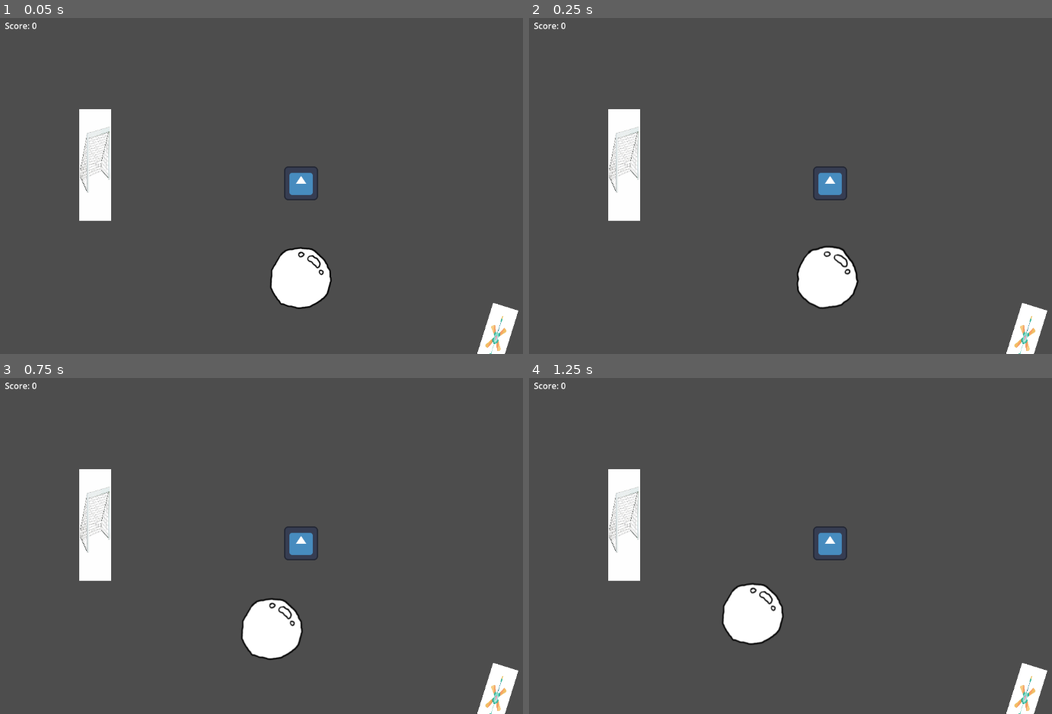
Above: before the commit, frames 1-4 (two rows, left to right).
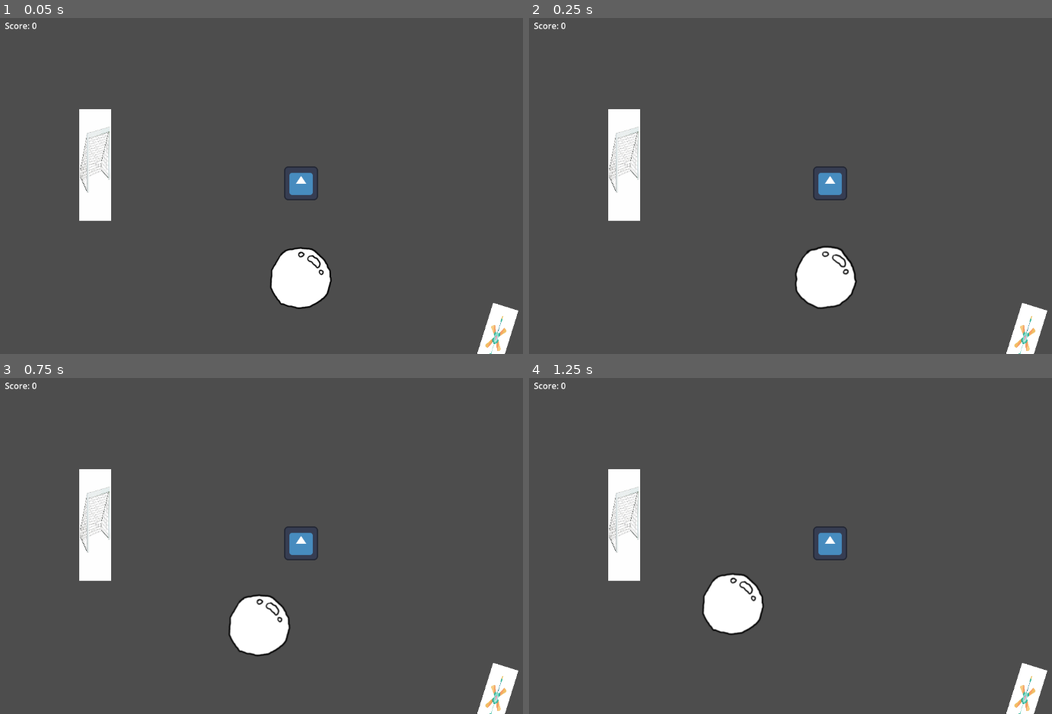
Above: after the commit, the same moments.

Repository: Calandir/ggj-2025
Game: Godot game, scene res://Scenes/example_scene.tscn
The game is run twice, just before and just after one commit, with the same random seed, the same clock (stepped at 60 frames per second) and the same inputs. The engine's default icon, where the game draws it, is replaced by a stand-in: a white triangle on a blue panel in a dark square.
Inputs:
- Up to frame 1 (0.05 s): no input
- Up to frame 2 (0.25 s): no input
- Up to frame 3 (0.75 s): no input
- Up to frame 4 (1.25 s): no input

Frame 1 is identical in both runs. In frame 2, 0.4% of the frame differs, in the area x 50-64%, y 67-87%; in frame 3, 1.2%; in frame 4, 1.7%, in the area x 33-49%, y 58-80%.

Commit message:
Add turbulance in fan air and dampening in bubble

Diff:
--- a/Scenes/Bubble.tscn
+++ b/Scenes/Bubble.tscn
@@ -37,7 +37,8 @@
 [node name="Bubble0_RigidBody2D" type="RigidBody2D"]
 position = Vector2(-1, 180)
 mass = 0.1
-gravity_scale = -0.1
+gravity_scale = 0.0
+linear_damp = 0.5
 
 [node name="CollisionShape2D" type="CollisionShape2D" parent="."]
 shape = SubResource("CircleShape2D_0wiy4")
--- a/Scripts/fan.gd
+++ b/Scripts/fan.gd
@@ -5,8 +5,13 @@
 @export var fan_is_on: bool = false
 
 # Wind force at 0 distance from fan (will fall off the farther bubble is from fan).
-@export var wind_force: float = 60.0
+@export var wind_force: float = 100.0
 
+# Control how much random turbulence occurs when blowing bubble.
+var fan_turbulence_mult: float = 2.0
+
+# Noise generator.
+var noise: FastNoiseLite
 
 # Fan will only push bubble that are in range given by this value.
 var fan_max_range: float = 650.0
@@ -17,7 +22,11 @@
 
 # Called when the node enters the scene tree for the first time.
 func _ready() -> void:
-	pass # Replace with function body.
+	# Initialize noise generator
+	noise = FastNoiseLite.new()
+	noise.seed = int(randf() * 100000)
+	noise.noise_type = FastNoiseLite.TYPE_PERLIN
+	noise.frequency = 0.005
 
 
 # Called every frame. 'delta' is the elapsed time since the previous frame.
@@ -45,6 +54,10 @@
 	var fan_rotation_angle = self.global_rotation  # radians
 	var fan_force_vec2 = Vector2(cos(fan_rotation_angle), sin(fan_rotation_angle))
 
+	# Apply some random variance in the direction to simulate air currents.
+	var random_rot = noise.get_noise_1d(distance_from_fan) * fan_turbulence_mult
+
 	# Apply the final fan force vector to the bubble.
-	var fan_force_actual = fan_force_vec2 * fan_strength * delta
+	var fan_force_actual = (fan_force_vec2 * fan_strength * delta).rotated(random_rot)
+
 	bubble.apply_impulse(fan_force_actual)
Not shown: 1 places in Scenes/Bubble.tscn that only renumber resources
Not shown: 1 places in Scenes/Fan.tscn that only renumber resources
